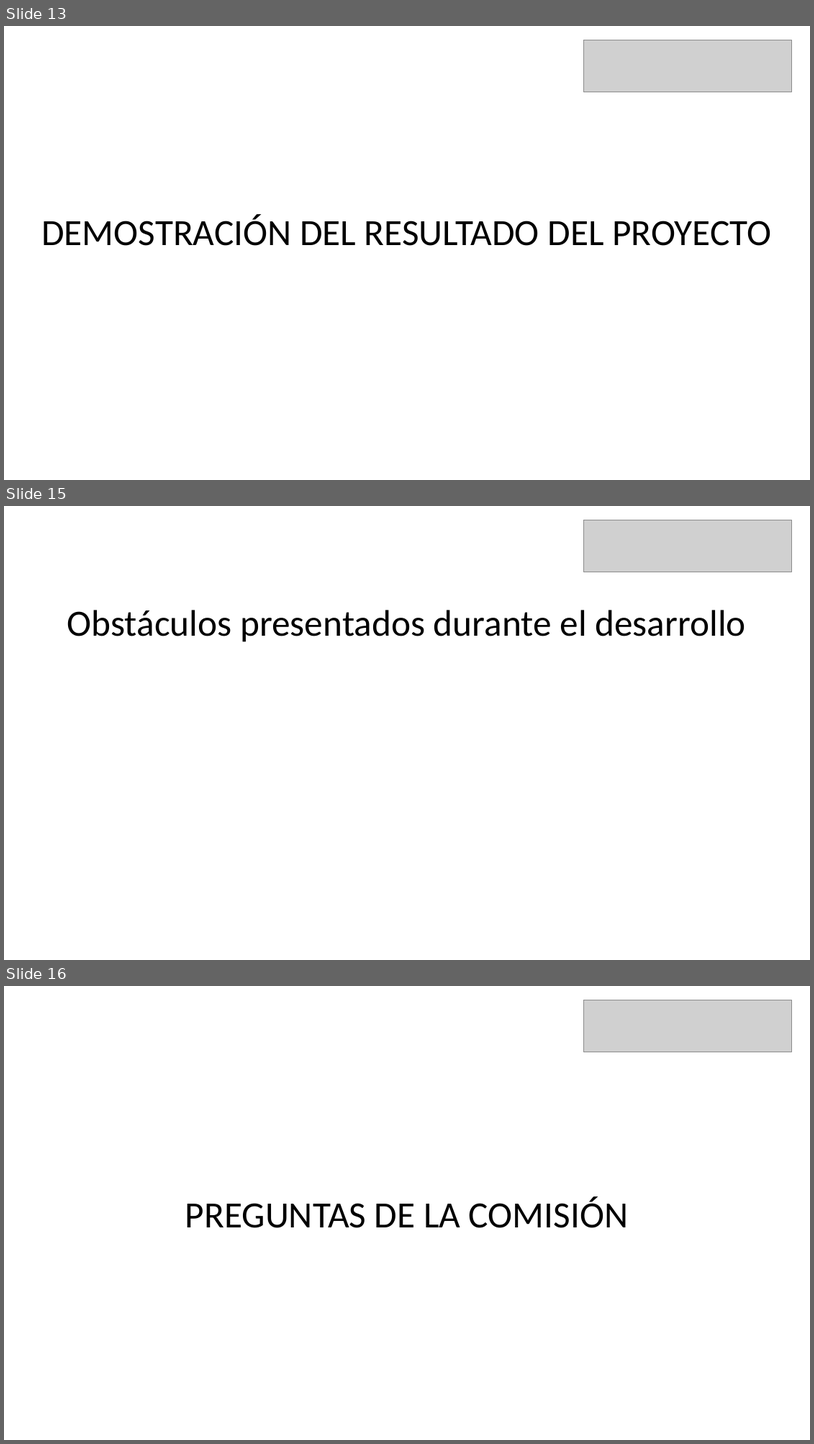
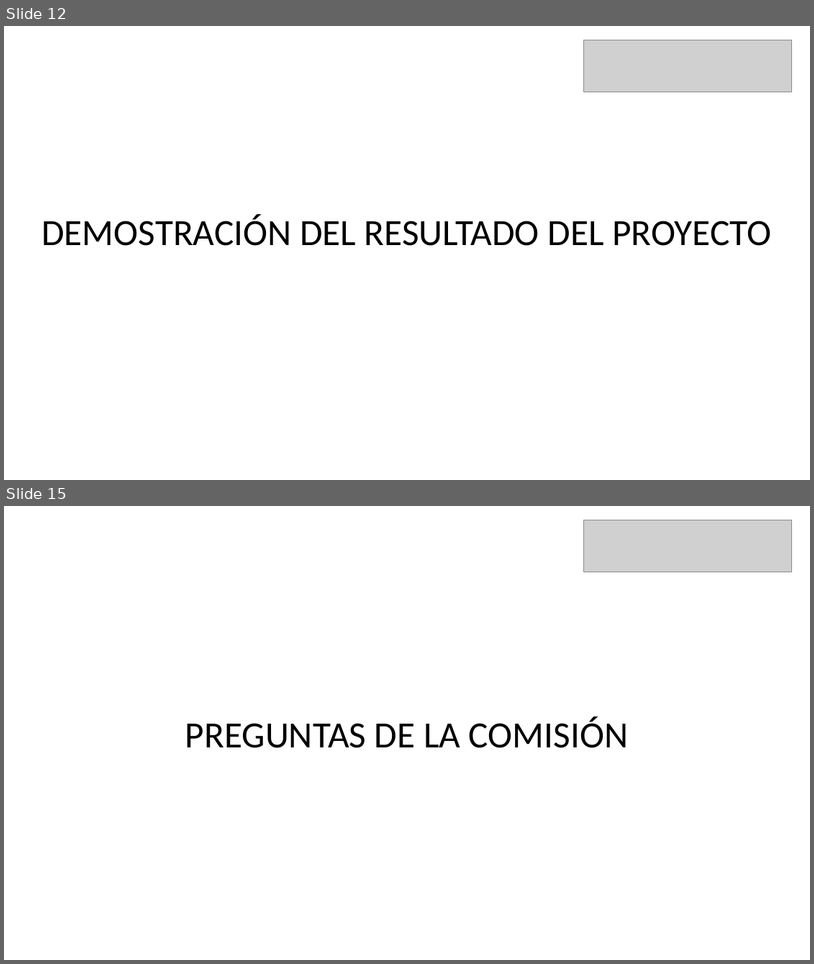
Before and after one commit to Lopr0091/DocumentosComprarata, a slide deck: FASE 3/Evidencias Grupales/Formato Presentación final.pptx. Shown one above the other, each under a label of ours: slides 13, 15 and 16 before the commit, slides 12 and 15 after it; the slides between them are not shown. The pictures are 814x1444 and 814x964 pixels, drawn with LibreOffice and Linux fonts; fonts in the diff are those of the drawing; grey boxes stand for pictures. Boxes give left, top, right and bottom in pixels: in the first picture for what was removed or moved away, otherwise in the second. Text is boxed around its words. In the diff, an @@ line names an element or a change of style, - is before the commit and + after.

```diff
--- a/FASE 3/Evidencias Grupales/Formato Presentación final.pptx
+++ b/FASE 3/Evidencias Grupales/Formato Presentación final.pptx
@@ slide 15 removed at [4,506,810,960], background #FFFFFF @@
@@ picture removed at [584,520,792,572] @@
@@ text removed at [67,610,746,642] @@
-Obstáculos presentados durante el desarrollo
@@ what was slide 13 is now slide 12 @@
@@ what was slide 16 is now slide 15 @@
```
Also in this commit, not shown: 2 slides changed, 2 slides added, 2 other slides removed.
